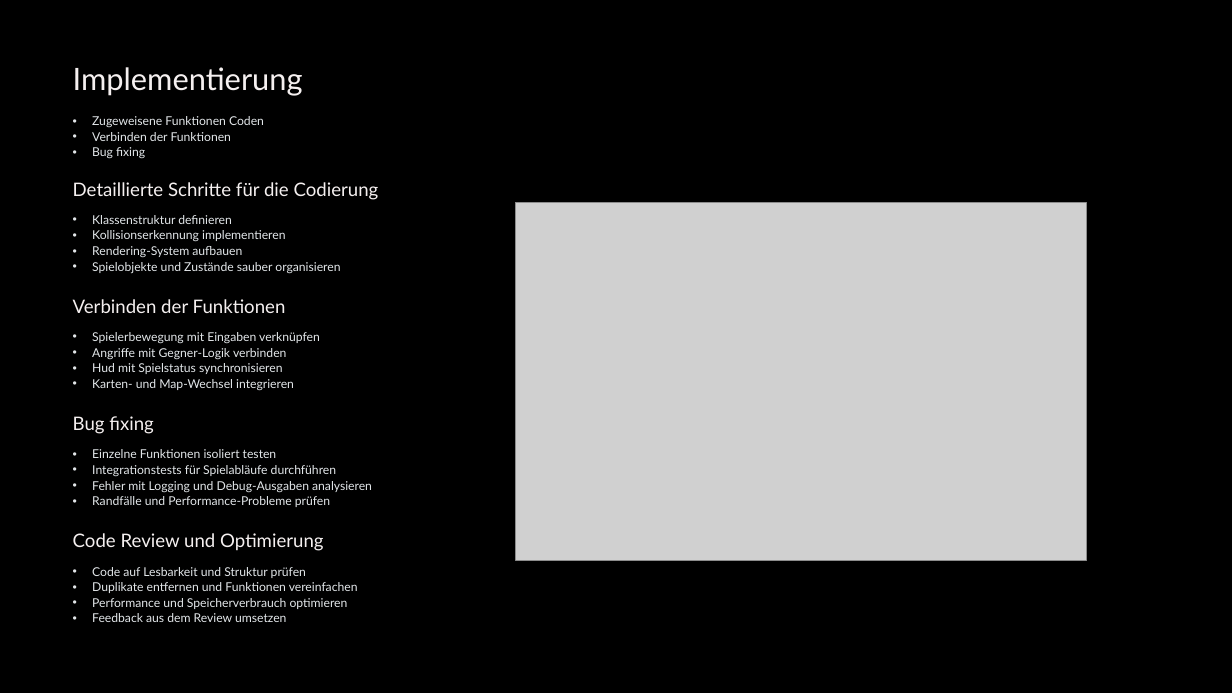
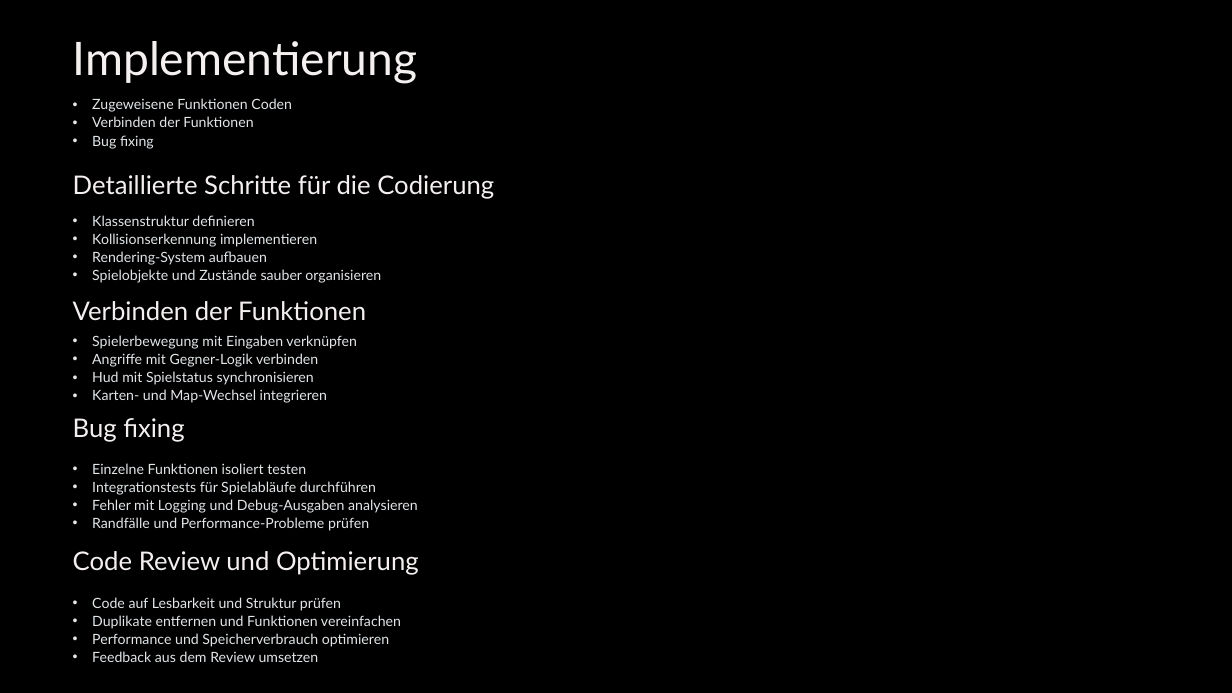
Before and after one commit to Spec06/Top-down-zombie-shooter, a slide deck: slide 18 of Präsi/Top-Down-Game.pptx (slide 6 before the commit). Drawn at 1232x693 pixels with LibreOffice and Linux fonts; fonts in the diff are those of the drawing; grey boxes stand for pictures. Boxes give left, top, right and bottom in pixels: in the first picture for what was removed or moved away, otherwise in the second. Text is boxed around its words. In the diff, an @@ line names an element or a change of style, - is before the commit and + after.

```diff
--- a/Präsi/Top-Down-Game.pptx
+++ b/Präsi/Top-Down-Game.pptx
@@ text "Implementierung": place and size @@
-text "Implementierung" at [73,67,303,96]
+text "Implementierung" at [73,41,418,84]
@@ text "Implementierung" at [73,41,418,84]: size 24 to 36 pt @@
@@ text "Zugeweisene Funktionen Coden": place and size @@
-text "Zugeweisene Funktionen Coden" at [92,116,264,159]
+text "Zugeweisene Funktionen Coden" at [92,98,292,149]
@@ text "Detaillierte Schritte für die Codierung": place and size @@
-text "Detaillierte Schritte für die Codierung" at [73,182,379,200]
+text "Detaillierte Schritte für die Codierung" at [73,175,494,199]
@@ picture removed at [516,202,1087,560] @@
@@ text "Einzelne Funktionen isoliert testen": place and size @@
-text "Einzelne Funktionen isoliert testen" at [92,449,372,507]
+text "Einzelne Funktionen isoliert testen" at [92,463,418,531]
@@ size 14.5 to 20 pt in 4 elements at [73,301,366,321], [73,418,184,442], [73,175,494,199], [73,551,419,575] @@
@@ text "Code Review und Optimierung": place and size @@
-text "Code Review und Optimierung" at [73,533,323,551]
+text "Code Review und Optimierung" at [73,551,419,575]
@@ size 9.5 to 11 pt in 5 elements at [92,215,381,283], [92,335,357,403], [92,463,418,531], [92,98,292,149], [92,597,401,662] @@
@@ text "Code auf Lesbarkeit und Struktur ...": place and size @@
-text "Code auf Lesbarkeit und Struktur ..." at [92,567,358,622]
+text "Code auf Lesbarkeit und Struktur ..." at [92,597,401,662]
```
Also in this commit, not shown: 4 other slides changed, 13 slides added, 1 slide removed, 58 other files.
